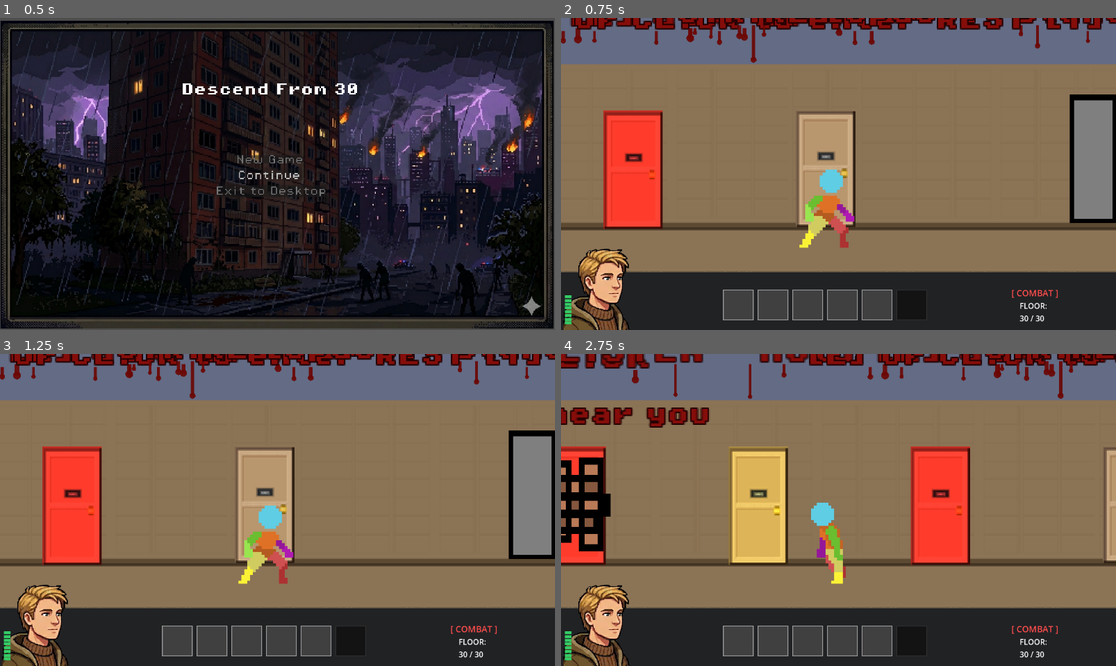
Above: before the commit, frames 1-4 (two rows, left to right).
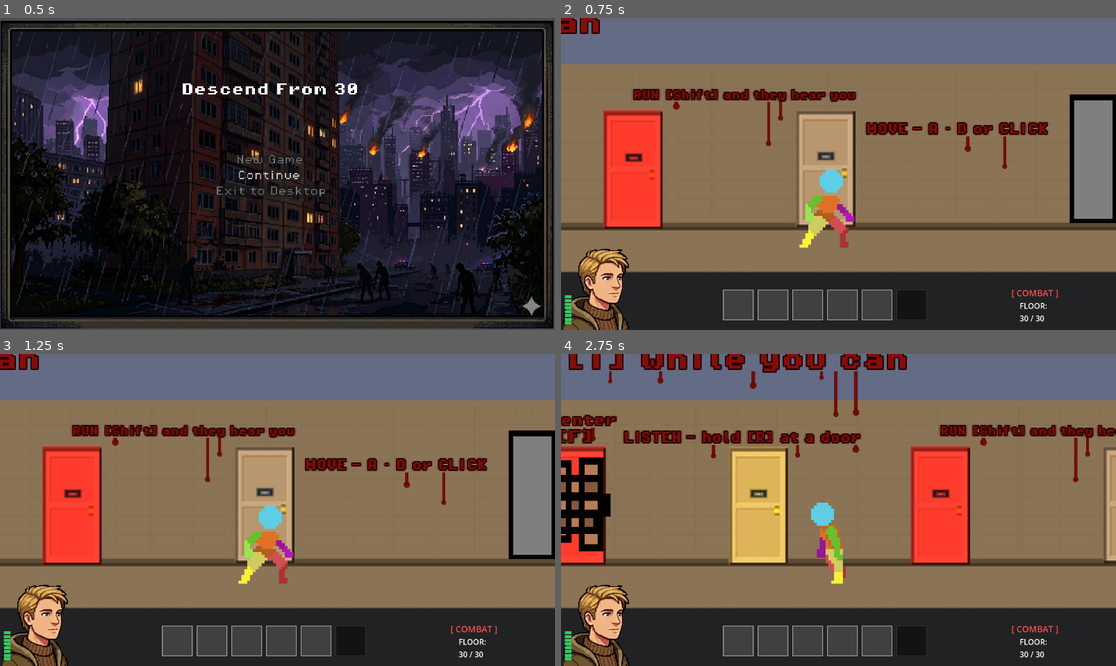
Above: after the commit, the same moments.

Repository: AdenHogan/descend-from-30
Game: Godot game, scene res://scenes/title_screen.tscn
Same seed, same stepped clock (60 frames per second), same inputs: the game is played once before the commit and once after it.
Inputs (mouse positions are in pixels of both pictures, inside the frame that each line leads up to):
- Up to frame 1 (0.5 s): no input
- Up to frame 2 (0.75 s): click (832, 158) at 0.5 s
- Up to frame 3 (1.25 s): no input
- Up to frame 4 (2.75 s): tap Enter at 1.25 s; drag from (633, 506) to (894, 441) at 1.27 s; drag from (599, 506) to (783, 506) at 2.02 s

Frame 1 is identical in both runs. In frame 2, 5.9% of the frame differs, in the area x 0-100%, y 0-49%; in frame 3, 5.9%; in frame 4, 8.2%, in the area x 0-100%, y 0-41%.

Commit message:
edited text for tutorial
Moved and resized tutorial text

Diff:
--- a/scenes/hallway.tscn
+++ b/scenes/hallway.tscn
@@ -458,33 +458,38 @@
 scale = Vector2(0.2259206, 0.25902933)
 texture = ExtResource("10_52g5x")
 
-
-[node name="Hint_Move" parent="." instance=ExtResource("20_blood") groups=["tutorial_blood"]]
-position = Vector2(170, 250)
-text = "MOVE — A · D  or CLICK"
-font_size = 18
-
-[node name="Hint_Run" parent="." instance=ExtResource("20_blood") groups=["tutorial_blood"]]
-position = Vector2(150, 292)
+[node name="Hint_Move" parent="." unique_id=856044037 groups=["tutorial_blood"] instance=ExtResource("20_blood")]
+z_index = 1
+position = Vector2(857, 332)
+text = "MOVE — A · D or CLICK"
+font_size = 7
+
+[node name="Hint_Run" parent="." unique_id=700510301 groups=["tutorial_blood"] instance=ExtResource("20_blood")]
+z_index = 1
+position = Vector2(696, 309)
 text = "RUN [Shift] and they hear you"
-font_size = 15
-
-[node name="Hint_Listen" parent="." instance=ExtResource("20_blood") groups=["tutorial_blood"]]
-position = Vector2(430, 246)
+font_size = 6
+
+[node name="Hint_Listen" parent="." unique_id=444209253 groups=["tutorial_blood"] instance=ExtResource("20_blood")]
+z_index = 1
+position = Vector2(477, 313)
 text = "LISTEN — hold [R] at a door"
-font_size = 18
-
-[node name="Hint_Enter" parent="." instance=ExtResource("20_blood") groups=["tutorial_blood"]]
-position = Vector2(600, 250)
+font_size = 7
+
+[node name="Hint_Enter" parent="." unique_id=826681309 groups=["tutorial_blood"] instance=ExtResource("20_blood")]
+z_index = 1
+position = Vector2(325, 300)
 text = "[E] or CLICK to enter"
-font_size = 16
-
-[node name="Hint_Strike" parent="." instance=ExtResource("20_blood") groups=["tutorial_blood"]]
-position = Vector2(726, 246)
+font_size = 8
+
+[node name="Hint_Strike" parent="." unique_id=1880253280 groups=["tutorial_blood"] instance=ExtResource("20_blood")]
+z_index = 1
+position = Vector2(217, 310)
 text = "STRIKE [Space]   stance [F]"
-font_size = 16
-
-[node name="Hint_Rest" parent="." instance=ExtResource("20_blood") groups=["tutorial_blood"]]
-position = Vector2(905, 250)
+font_size = 10
+
+[node name="Hint_Rest" parent="." unique_id=671470965 groups=["tutorial_blood"] instance=ExtResource("20_blood")]
+z_index = 1
+position = Vector2(362, 253)
 text = "REST [T] while you can"
 font_size = 16
Not shown: 1 places in scenes/hallway.tscn that only renumber resources
